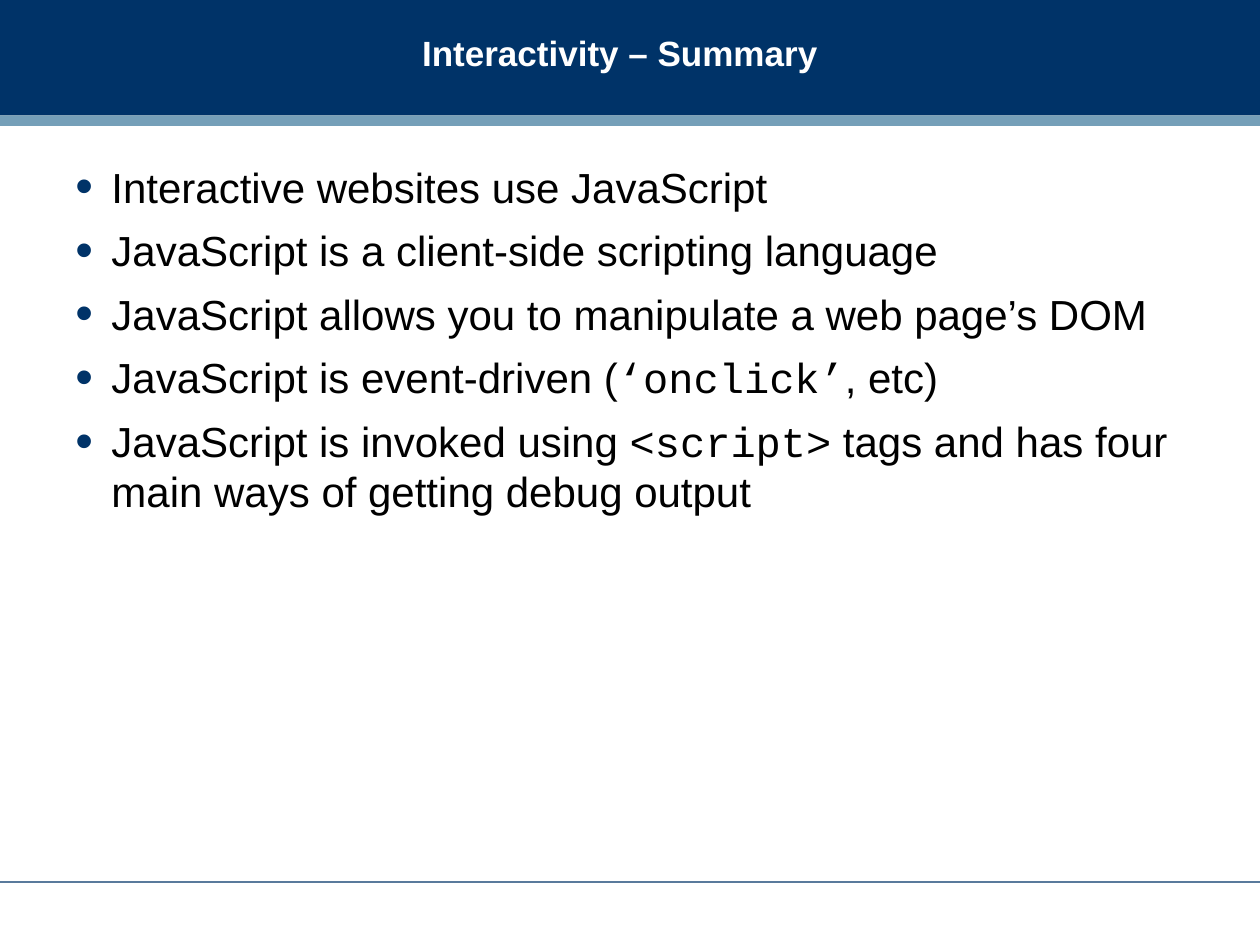
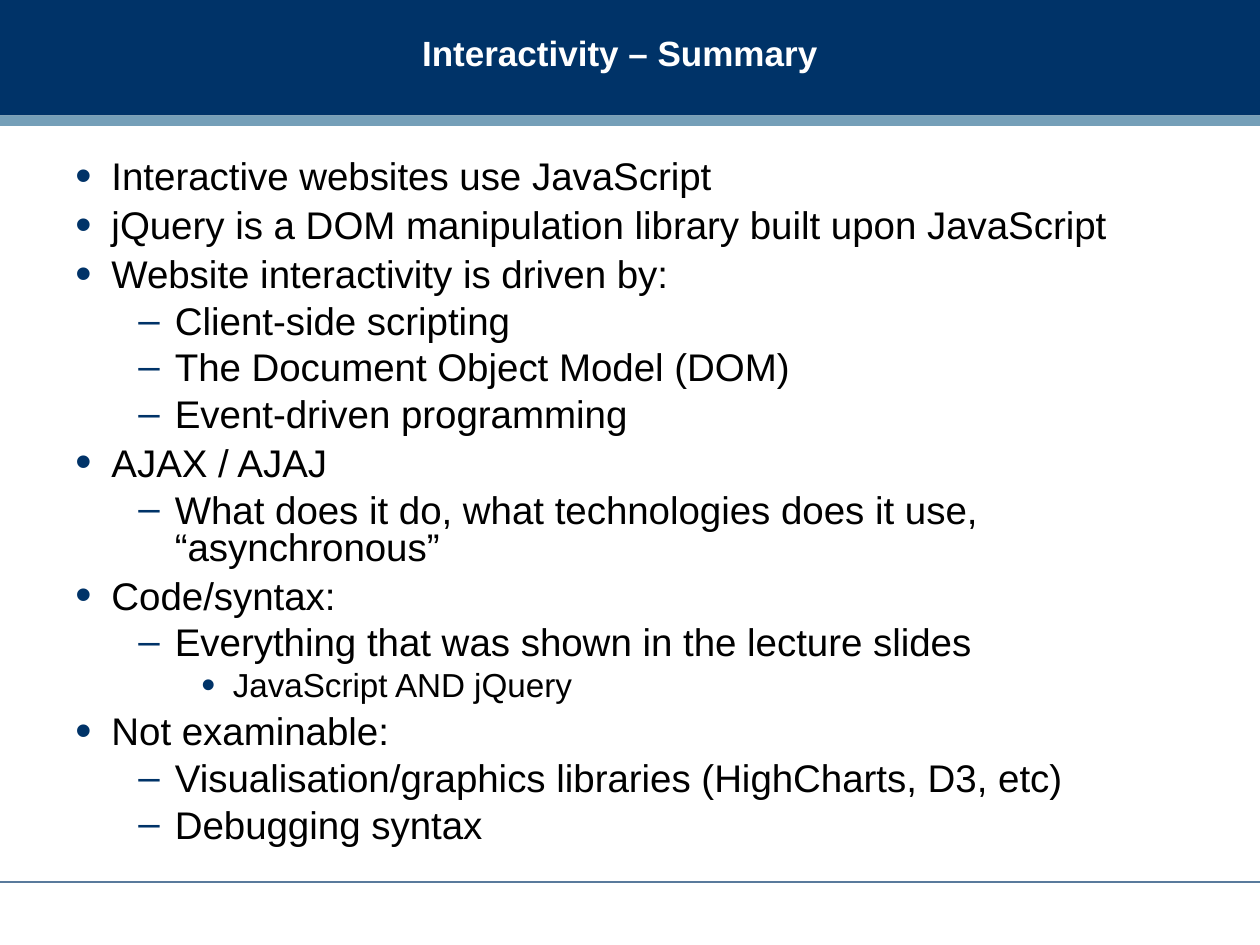
Before and after one commit to dreamind/ix, a slide deck: slide 26 of lectures/review/exam_review.ppt (slide 25 before the commit). Drawn at 1260x945 pixels with LibreOffice and Linux fonts; fonts in the diff are those of the drawing; background and template pictures are left out. Boxes give left, top, right and bottom in pixels: in the first picture for what was removed or moved away, otherwise in the second. Text is boxed around its words. In the diff, an @@ line names an element or a change of style, - is before the commit and + after.

```diff
--- a/lectures/review/exam_review.ppt
+++ b/lectures/review/exam_review.ppt
@@ text at <box>111,162,711,198</box>: size 24 to 22 pt in "Interactive websites use JavaScript"; line spacing 1 to 0.8 @@
@@ text at <box>111,211,1106,846</box>: text changed; size 24 to 22 pt @@
-• JavaScript is a client-side scripting language
-• JavaScript allows you to manipulate a web page’s DOM
-• JavaScript is event-driven (‘onclick’, etc)
-• JavaScript is invoked using <script> tags and has four main ways of getting debug output
+• jQuery is a DOM manipulation library built upon JavaScript
+• Website interactivity is driven by:
+  – Client-side scripting
+  – The Document Object Model (DOM)
+  – Event-driven programming
+• AJAX / AJAJ
+  – What does it do, what technologies does it use, “asynchronous”
+• Code/syntax:
+  – Everything that was shown in the lecture slides
+    • JavaScript AND jQuery
+• Not examinable:
+  – Visualisation/graphics libraries (HighCharts, D3, etc)
+  – Debugging syntax
```
Also in this commit, not shown: 11 other slides changed, 1 slide added, 3 slides removed, 2 other files.
